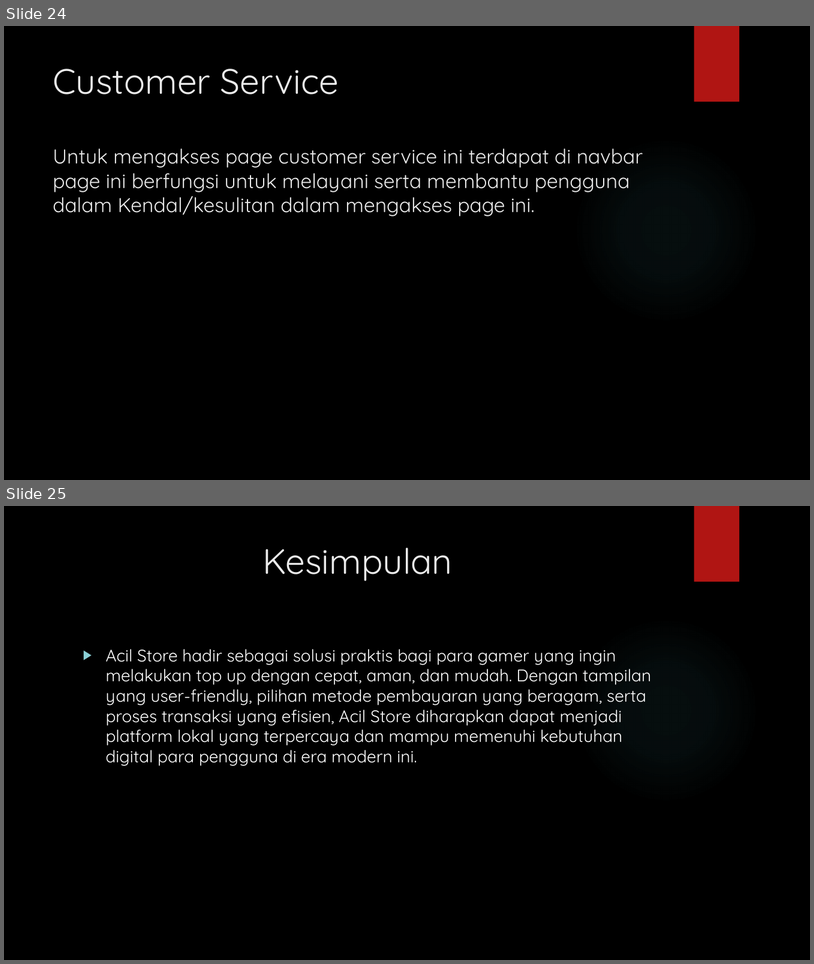
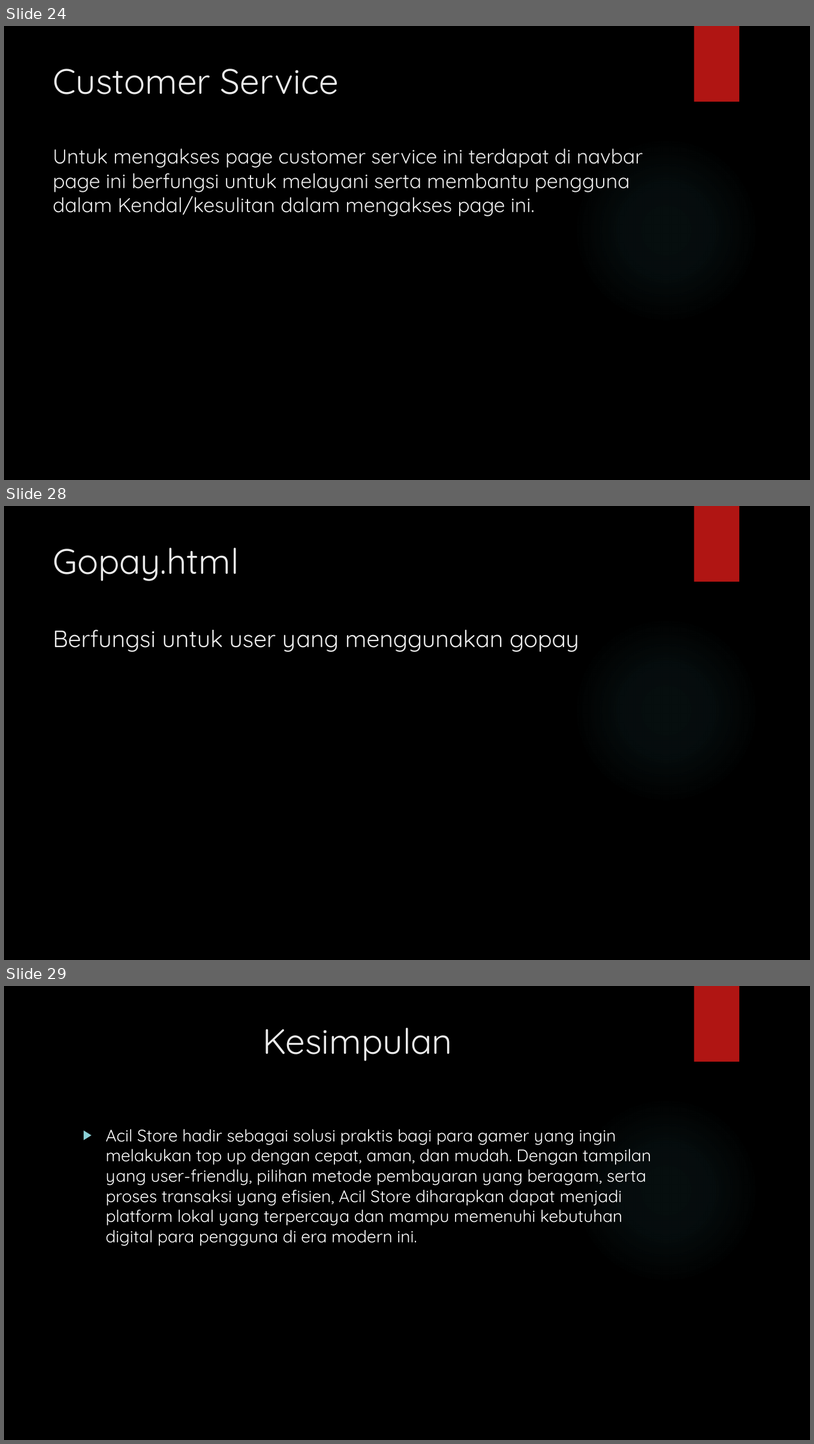
Before and after one commit to pedee13/kelompok3-X-TJKT, a slide deck: laporan ppt/Kelompok 3.pptx. Shown one above the other, each under a label of ours: slides 24 and 25 before the commit, slides 24, 28 and 29 after it; the slides between them are not shown. The pictures are 814x964 and 814x1444 pixels, drawn with LibreOffice and Linux fonts; fonts in the diff are those of the drawing; background and template pictures are left out. Boxes give left, top, right and bottom in pixels: in the first picture for what was removed or moved away, otherwise in the second. Text is boxed around its words. In the diff, an @@ line names an element or a change of style, - is before the commit and + after.

```diff
--- a/laporan ppt/Kelompok 3.pptx
+++ b/laporan ppt/Kelompok 3.pptx
@@ slide 28 added at [4, 506, 810, 960], background picture (left out); not listed: 2 template elements that a slide beside it also shows @@
@@ title added at [53, 547, 579, 652], 28 pt, text #EBEBEB @@
+Gopay.html
+Berfungsi untuk user yang menggunakan gopay
@@ what was slide 25 is now slide 29 @@
```
Also in this commit, not shown: 3 other slides added, 1 other file.
